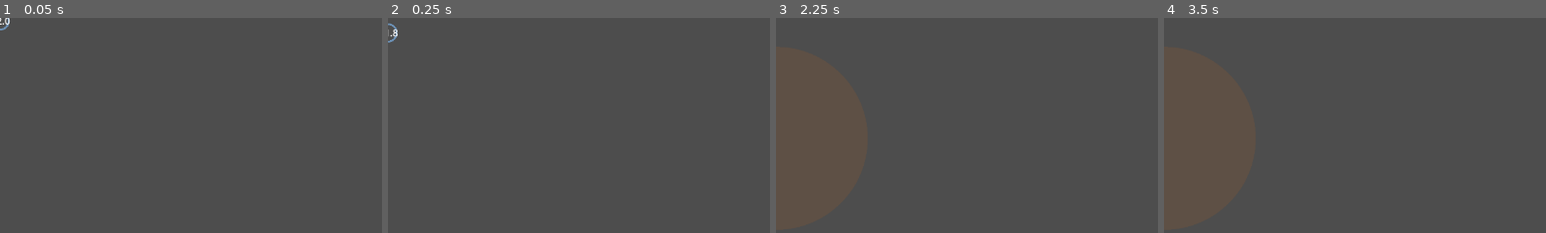
Above: before the commit, frames 1-4 (left to right).
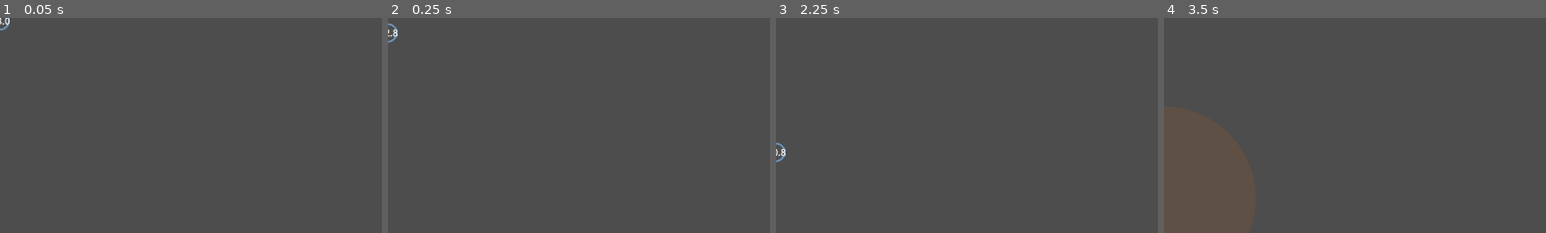
Above: after the commit, the same moments.

Repository: jwant/nefe
Game: Godot game, scene res://entities/tower/explosive/bomb/bomb.tscn
Same seed, same stepped clock (60 frames per second), same inputs: the game is played once before the commit and once after it. This scene is started directly instead of the project's main scene.
Inputs (mouse positions are % of the whole screen's width and height, from its top left):
- Up to frame 1 (0.05 s): no input
- Up to frame 2 (0.25 s): no input
- Up to frame 3 (2.25 s): tap Enter at 0.5 s; move the mouse to (72, 45) at 0.52 s; press the mouse at (72, 45) at 0.53 s; release the mouse at (72, 45) at 1.25 s; drag from (30, 55) to (45, 70) at 1.27 s; move the mouse to (60, 28) at 2.02 s; press the mouse at (60, 28) at 2.03 s
- Up to frame 4 (3.5 s): release the mouse at (60, 28) at 2.75 s; drag from (45, 70) to (20, 35) at 2.77 s
The pictures show only the part of the screen within x 0-50%, y 0-50%; the shares and areas given below are measured in that part.

The runs differ from the first frame. In frame 1, less than 0.1% of the frame differs, in the area x 0-1%, y 0-4%; in frame 2, less than 0.1%; in frame 3, 0.1%, in the area x 0-3%, y 57-68%; in frame 4, less than 0.1%.

Commit message:
feat: tower settings

Diff:
--- a/entities/tower/bullet_tower/bullet/bullet.tscn
+++ b/entities/tower/bullet_tower/bullet/bullet.tscn
@@ -5,7 +5,7 @@
 [ext_resource type="PackedScene" uid="uid://uhay06i1t3kb" path="res://entities/utilities/despawning/despawn.tscn" id="3_0rh7v"]
 
 [sub_resource type="CircleShape2D" id="CircleShape2D_0rh7v"]
-radius = 43.0
+radius = 32.25
 
 [node name="Bullet" type="Area2D"]
 collision_layer = 0
@@ -14,7 +14,7 @@
 damage = 25
 
 [node name="Sprite2D" type="Sprite2D" parent="."]
-scale = Vector2(0.167, 0.167)
+scale = Vector2(0.125, 0.125)
 texture = ExtResource("2_0rh7v")
 region_enabled = true
 region_rect = Rect2(512, 0, 256, 256)
--- a/entities/tower/bullet_tower/bullet_tower.gd
+++ b/entities/tower/bullet_tower/bullet_tower.gd
@@ -1,10 +1,22 @@
 extends Tower
 
 const BULLET = preload("res://entities/tower/bullet_tower/bullet/bullet.tscn")
+var cooldown_config = {
+	'1': 1,
+	'2': 3,
+	'3': 6,
+}
 
 func _activate():
+	var cooldown_config = cooldown_config[str(starting_cooldown)]
+	var direction = _random_projectile_direction()
+	for i in range(cooldown_config):
+		var rotate_amount = (i * ( PI / 4 ) / cooldown_config) - PI/8
+		_spawn_bullet(direction.rotated(rotate_amount))
+
+func _spawn_bullet(direction: Vector2):
 	var bullet = BULLET.instantiate()
 	bullet.position = position
 	bullet.position.y += 25
-	bullet.direction = _random_projectile_direction()
+	bullet.direction = direction
 	get_parent().add_child(bullet)
--- a/entities/tower/energy_collector/collector_drone/collector_drone.gd
+++ b/entities/tower/energy_collector/collector_drone/collector_drone.gd
@@ -20,7 +20,20 @@
 			energy += area.energy
 			target.queue_free()
 			holding += 1
-			target = home.find_child("Area2D" )
+			_find_target()
 		elif area.get_parent() is Tower:
 			GameManager.energy += energy
 			queue_free()
+
+func _find_target():
+	if holding >= capacity:
+		target = home.find_child("Area2D" )
+		return
+
+	var resources = get_tree().get_nodes_in_group("battlefield_resources").filter(func(resource): return not resource.targeted)
+	if resources.size() == 0:
+		target = home.find_child("Area2D" )
+	else:
+		var resource = resources[randi() % resources.size()]
+		resource.targeted = true
+		target = resource
--- a/entities/tower/energy_collector/energy_collector.gd
+++ b/entities/tower/energy_collector/energy_collector.gd
@@ -1,6 +1,11 @@
 extends Tower
 
 const DRONE = preload("res://entities/tower/energy_collector/collector_drone/collector_drone.tscn")
+var cooldown_config = {
+	'1': 1,
+	'2': 3,
+	'3': 5,
+}
 
 func _activate():
 	var resources = get_tree().get_nodes_in_group("battlefield_resources").filter(func(resource): return not resource.targeted)
@@ -8,9 +13,9 @@
 		cooldown = 1
 	else:
 		var resource = resources[randi() % resources.size()]
-		resources.sort_custom(func(a, b): return a.position.distance_to(position) < b.position.distance_to(position))
 		resource.targeted = true
 		var drone = DRONE.instantiate()
+		drone.capacity = cooldown_config[str(starting_cooldown)]
 		drone.target = resource
 		drone.home = self
 		drone.global_position = global_position
--- a/entities/tower/explosive/bomb/bomb.gd
+++ b/entities/tower/explosive/bomb/bomb.gd
@@ -7,14 +7,22 @@
 @onready var timer = $Timer
 @onready var timer_label = $TimerLabel
 var direction = Vector2.DOWN
+var duration = 3
+var cooldown_config = {
+	'1': 2,
+	'2': 3,
+	'3': 5,
+}
 
 func _process(delta):
 	position += direction * speed * delta
 	timer_label.text = "%04.1f" % timer.time_left
 
 func _on_timer_timeout():
+	var explosion_duration = cooldown_config[str(duration)]
 	var explosion = EXPLOSION.instantiate()
 	explosion.position = position
+	explosion.duration = explosion_duration
 	get_parent().add_child(explosion)
 
 	queue_free()
--- a/entities/tower/explosive/bomb/bomb.tscn
+++ b/entities/tower/explosive/bomb/bomb.tscn
@@ -20,7 +20,7 @@
 region_rect = Rect2(0, 1536, 512, 512)
 
 [node name="Timer" type="Timer" parent="."]
-wait_time = 2.0
+wait_time = 3.0
 one_shot = true
 autostart = true
 
--- a/entities/tower/laser/laser.gd
+++ b/entities/tower/laser/laser.gd
@@ -1,10 +1,17 @@
 extends Tower
 
 const BEAM = preload("res://entities/tower/laser/beam/beam.tscn")
+var cooldown_config = {
+	'1': 1,
+	'2': 2,
+	'3': 3,
+}
 
 func _activate():
 	var beam = BEAM.instantiate()
 	beam.position = position
 	beam.position.y += 25
+	beam.scale.x *= cooldown_config[str(starting_cooldown)]
+	beam.damage *= cooldown_config[str(starting_cooldown)]
 	beam.direction = _random_projectile_direction()
 	get_parent().add_child(beam)
--- a/entities/tower/tower.gd
+++ b/entities/tower/tower.gd
@@ -61,4 +61,4 @@
 		cooldown_menu.visible = true
 
 func _random_projectile_direction():
-	return Vector2.DOWN.rotated(randf_range(-PI/8, PI/8))
+	return Vector2.DOWN.rotated(randf_range(-PI/4, PI/4))
Not shown, changed: assets/.DS_Store
